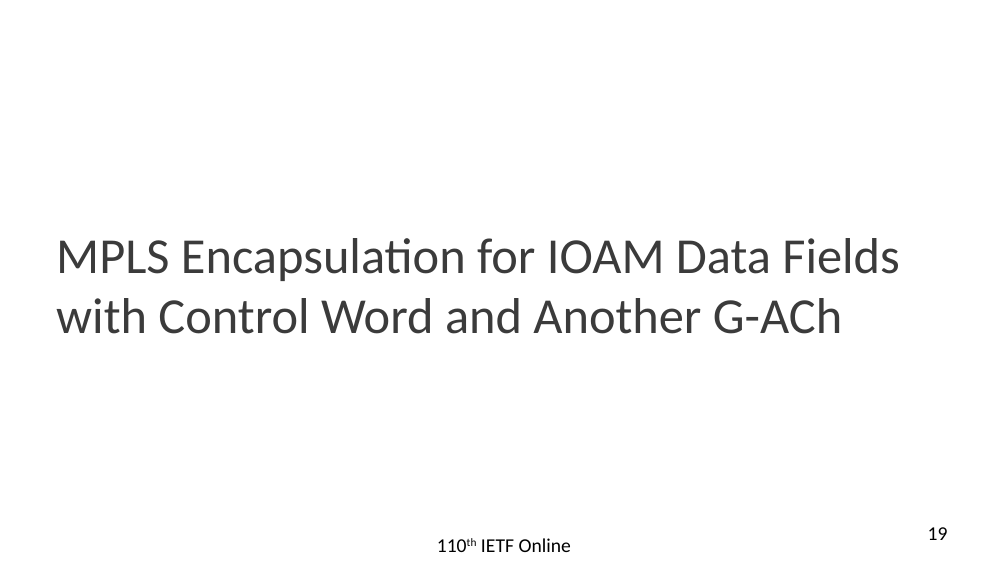
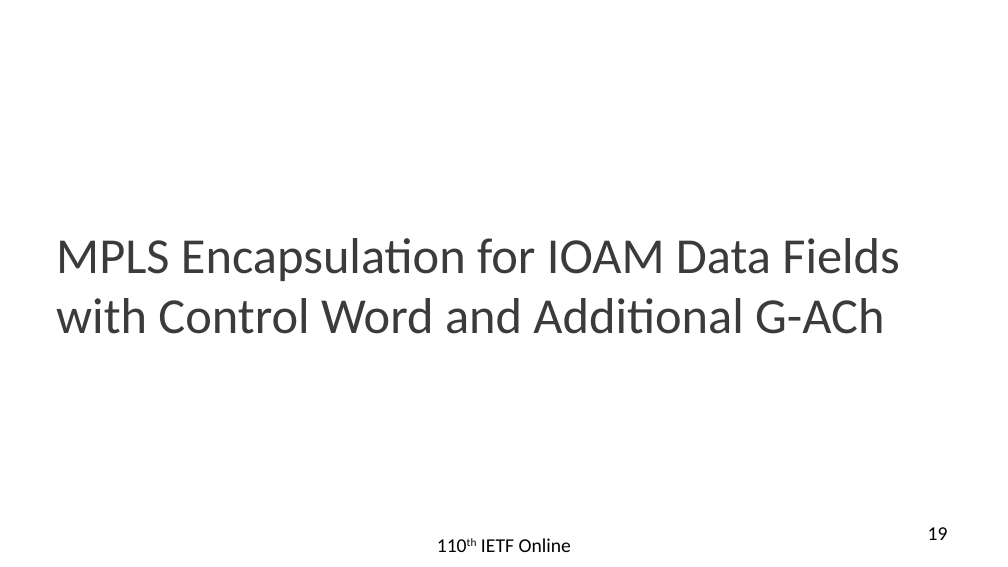
Before and after one commit to rakgandhi/ietf-slides, a slide deck: slide 19 of draft-gandhi-mpls-ioam-sr-06.pptx. Drawn at 1008x567 pixels with LibreOffice and Linux fonts; fonts in the diff are those of the drawing. Boxes give left, top, right and bottom in pixels: in the first picture for what was removed or moved away, otherwise in the second. Text is boxed around its words. In the diff, an @@ line names an element or a change of style, - is before the commit and + after.

```diff
--- a/draft-gandhi-mpls-ioam-sr-06.pptx
+++ b/draft-gandhi-mpls-ioam-sr-06.pptx
@@ text at [56,238,899,334]: text changed @@
-MPLS Encapsulation for IOAM Data Fields with Control Word and Another G-ACh
+MPLS Encapsulation for IOAM Data Fields with Control Word and Additional G-ACh
```
Also in this commit, not shown: 1 other file.
